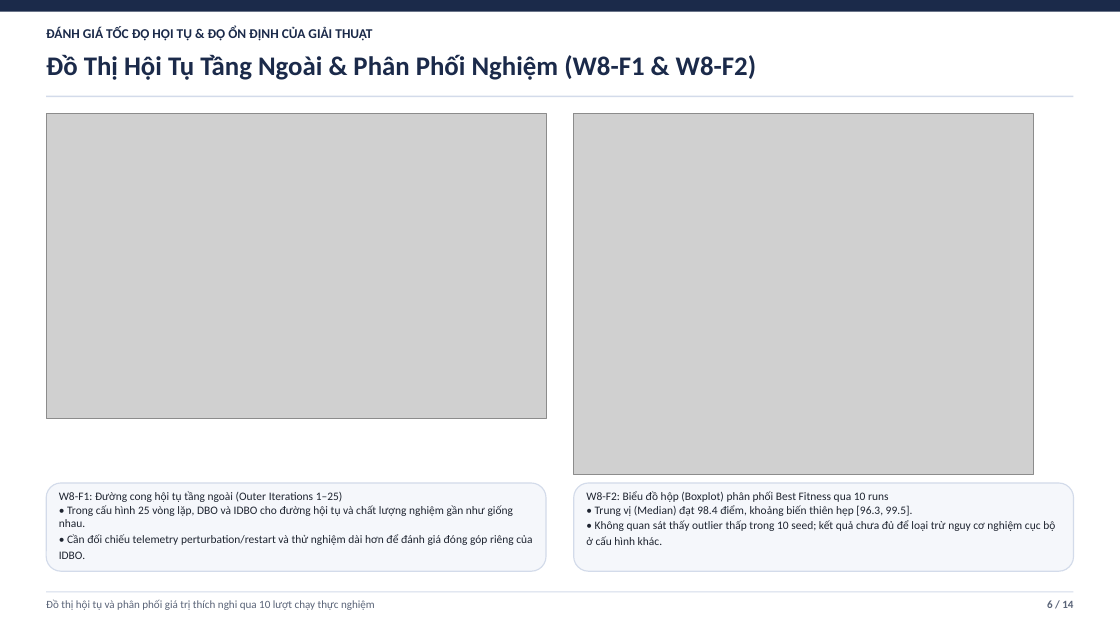
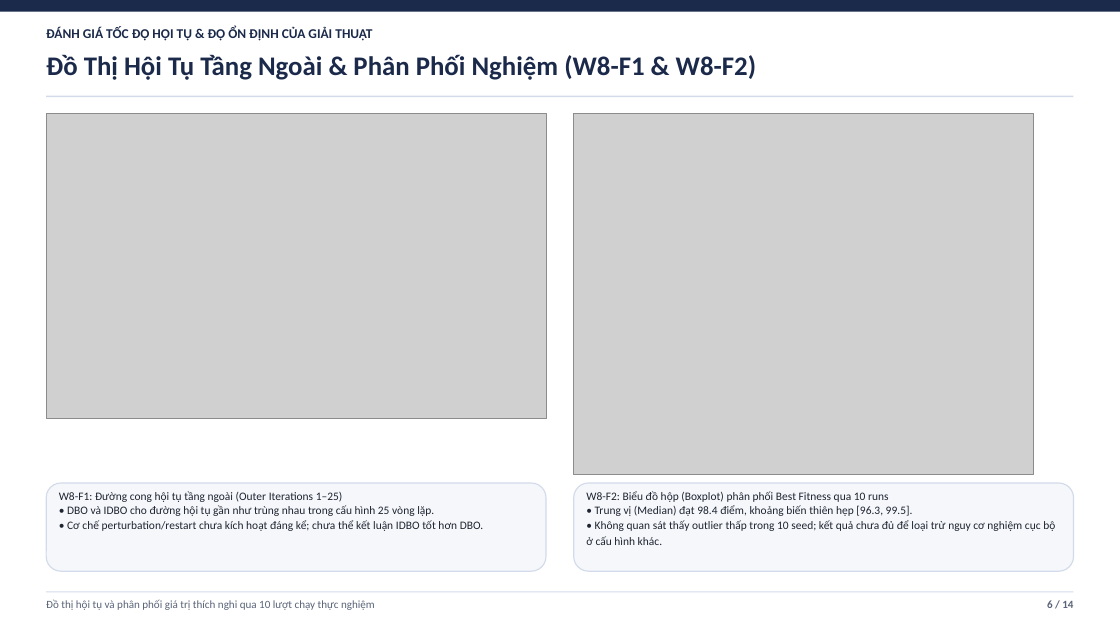
Before and after one commit to duylequang2303/DBO_heathcare, a slide deck: slide 6 of docs/slides/Slide_Bao_Cao_Tuan_8_9_DBO_IDBO.pptx. Drawn at 1120x630 pixels with LibreOffice and Linux fonts; fonts in the diff are those of the drawing; grey boxes stand for pictures. Boxes give left, top, right and bottom in pixels: in the first picture for what was removed or moved away, otherwise in the second. Text is boxed around its words. In the diff, an @@ line names an element or a change of style, - is before the commit and + after.

```diff
--- a/docs/slides/Slide_Bao_Cao_Tuan_8_9_DBO_IDBO.pptx
+++ b/docs/slides/Slide_Bao_Cao_Tuan_8_9_DBO_IDBO.pptx
@@ text at [59, 491, 484, 531]: text changed @@
-W8-F1: Đường cong hội tụ tầng ngoài (Outer Iterations 1–25)
-• Trong cấu hình 25 vòng lặp, DBO và IDBO cho đường hội tụ và chất lượng nghiệm gần như giống nhau.
-• Cần đối chiếu telemetry perturbation/restart và thử nghiệm dài hơn để đánh giá đóng góp riêng của IDBO.
+W8-F1: Đường cong hội tụ tầng ngoài (Outer Iterations 1–25)
+• DBO và IDBO cho đường hội tụ gần như trùng nhau trong cấu hình 25 vòng lặp.
+• Cơ chế perturbation/restart chưa kích hoạt đáng kể; chưa thể kết luận IDBO tốt hơn DBO.
```
Also in this commit, not shown: 3 other slides changed, 2 other files.
